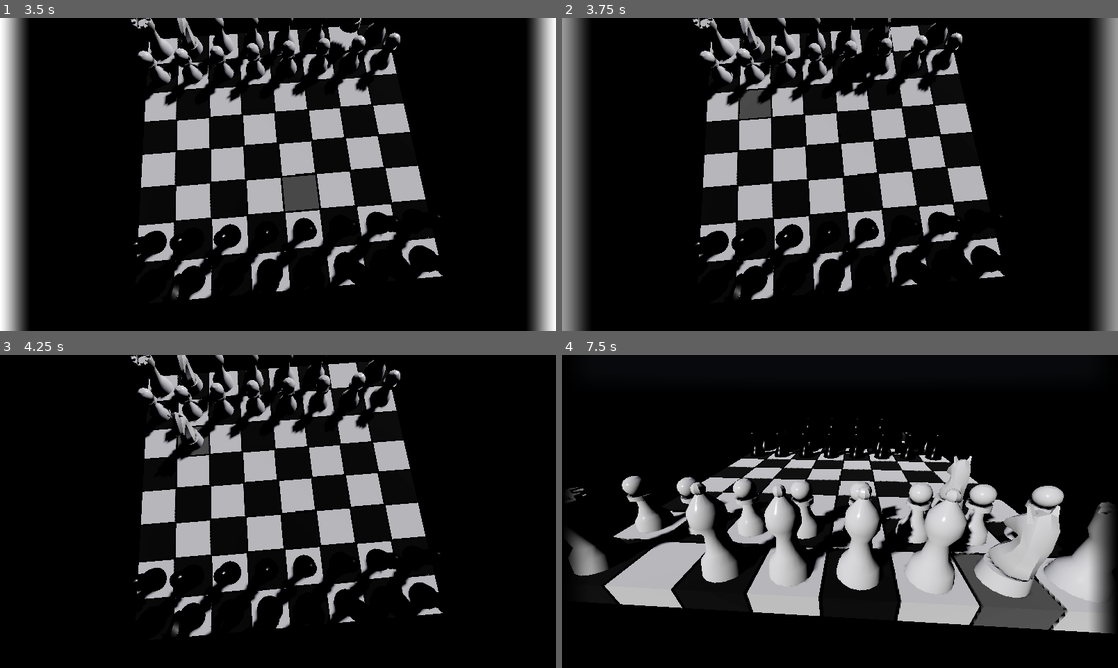
Above: before the commit, frames 1-4 (two rows, left to right).
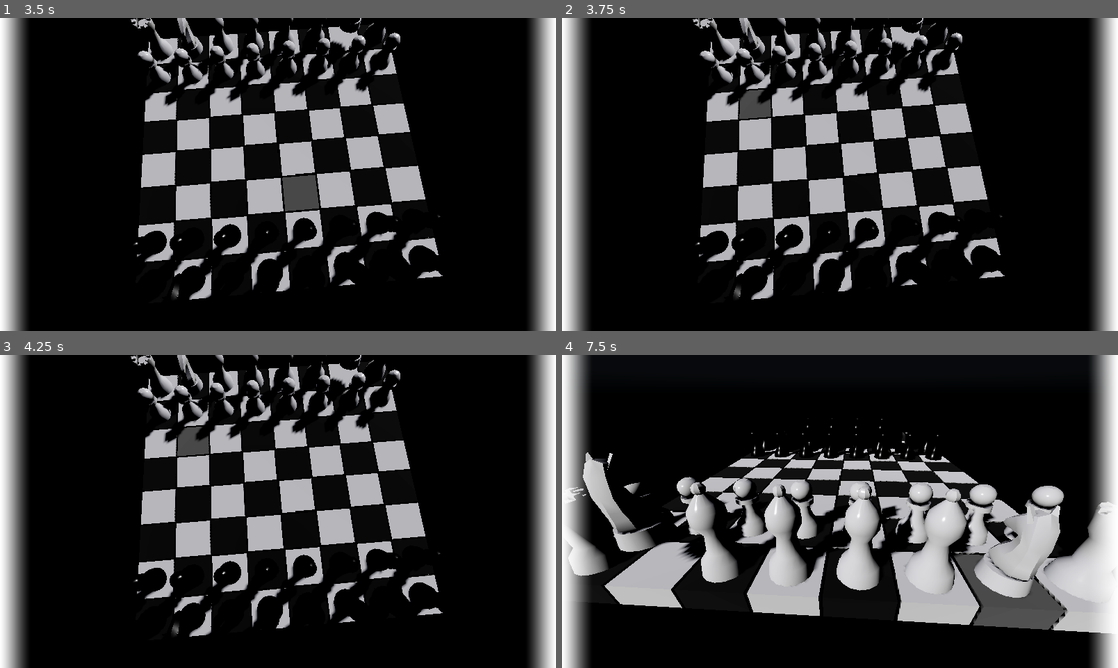
Above: after the commit, the same moments.

Repository: AlterWalrus/godot-chess-3D
Game: Godot game, scene res://scenes/main.tscn
Two runs of this game, one before a commit and one after it. Both use one fixed random seed, a clock stepped at 60 frames per second and the inputs below. A sky picture missing from this copy of the repository is replaced by a grey-blue gradient.
Inputs (mouse positions are in pixels of both pictures, inside the frame that each line leads up to):
- Up to frame 1 (3.5 s): tap Enter at 0.5, 2 s; move the mouse to (250, 237) at 0.52 s; hold Middle mouse button (move) 0.53-1.28 s; tap Space at 1.25, 2.75 s; move the mouse to (444, 221) at 1.27 s; click (444, 221) at 1.35 s; tap Middle mouse button (move) at 1.55, 2.85 s; move the mouse to (111, 127) at 2.02 s; hold Middle mouse button (move) 2.03-2.78 s; move the mouse to (305, 174) at 2.77 s
- Up to frame 2 (3.75 s): tap Enter at 3.5 s; move the mouse to (756, 96) at 3.52 s; press the mouse at (756, 96) at 3.53 s
- Up to frame 3 (4.25 s): tap Middle mouse button (move) at 3.8 s
- Up to frame 4 (7.5 s): move the mouse to (962, 495) at 4.27 s; release the mouse at (962, 495) at 4.28 s; tap Middle mouse button (move) at 4.35, 6.05, 7.35 s; tap Space at 5 s; move the mouse to (728, 527) at 5.02 s; hold Middle mouse button (move) 5.03-5.78 s; move the mouse to (895, 442) at 5.77 s; click (895, 442) at 5.85 s; move the mouse to (812, 574) at 6.52 s; hold Middle mouse button (move) 6.53-7.28 s; move the mouse to (1006, 558) at 7.27 s

Frame 1 is identical in both runs. In frame 2, 8.5% of the frame differs, in the area x 0-100%, y 0-100%; in frame 3, 10%; in frame 4, 12%.

Commit message:
rules for each piece
courtesy of gemini, thx babe

Diff:
--- a/scenes/main.tscn
+++ b/scenes/main.tscn
@@ -15,7 +15,7 @@
 background_mode = 2
 sky = SubResource("Sky_h2yge")
 tonemap_mode = 2
-ssil_enabled = true
+ssao_enabled = true
 glow_enabled = true
 
 [sub_resource type="CameraAttributesPractical" id="CameraAttributesPractical_jyhfs"]
--- a/scripts/main.gd
+++ b/scripts/main.gd
@@ -41,13 +41,19 @@
 
 	if piece and selected_piece:
 		if piece.is_white == is_white_turn:
-			selected_piece.position.y = 0
+			var t = create_tween()
+			t.set_trans(Tween.TRANS_CIRC)
+			t.tween_property(selected_piece, "position:y", 0, 0.2)
+
 			prev_square = null
 			selected_piece = null
 			return
 
 	if selected_piece:
-		if selected_piece.move(square):
+		if selected_piece.move(prev_square.coords, square.coords, board_matrix):
+			if square.piece != null:
+				square.piece.die()
+
 			var t = create_tween()
 			t.set_trans(Tween.TRANS_CIRC)
 			t.tween_property(selected_piece, "position", square.position, 0.5)
--- a/scripts/piece.gd
+++ b/scripts/piece.gd
@@ -19,6 +19,26 @@
 		model.rotate_y(PI)
 
 
+func is_path_clear(from: Vector2, to: Vector2, board_matrix: Array) -> bool:
+	var step_x = sign(to.x - from.x)
+	var step_y = sign(to.y - from.y)
+
+	var curr_x = from.x + step_x
+	var curr_y = from.y + step_y
+
+	while curr_x != to.x or curr_y != to.y:
+		if board_matrix[curr_y][curr_x].piece != null:
+			return false
+		curr_x += step_x
+		curr_y += step_y
+
+	return true
+
+
+func die():
+	queue_free()
+
+
 @warning_ignore("unused_parameter")
-func move(square: Square):
+func move(from: Vector2, to: Vector2, board_matrix) -> bool:
 	return true
--- a/scripts/pieces/bishop.gd
+++ b/scripts/pieces/bishop.gd
@@ -3,3 +3,15 @@
 
 func _init() -> void:
 	mesh = load("res://models/bishop.obj")
+
+
+func move(from: Vector2, to: Vector2, board_matrix) -> bool:
+	if not super.move(from, to, board_matrix): return false
+
+	var dx = abs(to.x - from.x)
+	var dy = abs(to.y - from.y)
+
+	if dx != dy:
+		return false
+
+	return is_path_clear(from, to, board_matrix)
--- a/scripts/pieces/horse.gd
+++ b/scripts/pieces/horse.gd
@@ -3,3 +3,13 @@
 
 func _init() -> void:
 	mesh = load("res://models/horse.obj")
+
+
+func move(from: Vector2, to: Vector2, board_matrix) -> bool:
+	if not super.move(from, to, board_matrix):
+		return false
+
+	var dx = abs(to.x - from.x)
+	var dy = abs(to.y - from.y)
+
+	return (dx == 2 and dy == 1) or (dx == 1 and dy == 2)
--- a/scripts/pieces/king.gd
+++ b/scripts/pieces/king.gd
@@ -3,3 +3,12 @@
 
 func _init() -> void:
 	mesh = load("res://models/bishop.obj")
+
+func move(from: Vector2, to: Vector2, board_matrix: Array) -> bool:
+	if not super.move(from, to, board_matrix):
+		return false
+
+	var dx = abs(to.x - from.x)
+	var dy = abs(to.y - from.y)
+
+	return dx <= 1 and dy <= 1
--- a/scripts/pieces/pawn.gd
+++ b/scripts/pieces/pawn.gd
@@ -3,3 +3,34 @@
 
 func _init() -> void:
 	mesh = load("res://models/pawn.obj")
+
+
+func move(from: Vector2, to: Vector2, board_matrix) -> bool:
+	if not super.move(from, to, board_matrix):
+		return false
+
+	var dx = to.x - from.x
+	var dy = to.y - from.y
+
+	var dir = -1 if is_white else 1
+	var start_row = 6 if is_white else 1
+
+	var target_square: Square = board_matrix[to.y][to.x]
+
+	if dx == 0:
+		if target_square.piece != null:
+			return false
+
+		if dy == dir:
+			return true
+
+		if dy == dir * 2 and from.y == start_row:
+			var mid_square: Square = board_matrix[from.y + dir][from.x]
+			if mid_square.piece == null:
+				return true
+
+	elif abs(dx) == 1 and dy == dir:
+		if target_square.piece != null and target_square.piece.is_white != self.is_white:
+			return true
+
+	return false
--- a/scripts/pieces/queen.gd
+++ b/scripts/pieces/queen.gd
@@ -3,3 +3,14 @@
 
 func _init() -> void:
 	mesh = load("res://models/bishop.obj")
+
+func move(from: Vector2, to: Vector2, board_matrix) -> bool:
+	if not super.move(from, to, board_matrix): return false
+
+	var dx = abs(to.x - from.x)
+	var dy = abs(to.y - from.y)
+
+	if dx != 0 and dy != 0 and dx != dy:
+		return false
+
+	return is_path_clear(from, to, board_matrix)
--- a/scripts/pieces/rook.gd
+++ b/scripts/pieces/rook.gd
@@ -3,3 +3,14 @@
 
 func _init() -> void:
 	mesh = load("res://models/rook.obj")
+
+func move(from: Vector2, to: Vector2, board_matrix) -> bool:
+	if not super.move(from, to, board_matrix): return false
+
+	var dx = to.x - from.x
+	var dy = to.y - from.y
+
+	if dx != 0 and dy != 0:
+		return false
+
+	return is_path_clear(from, to, board_matrix)
